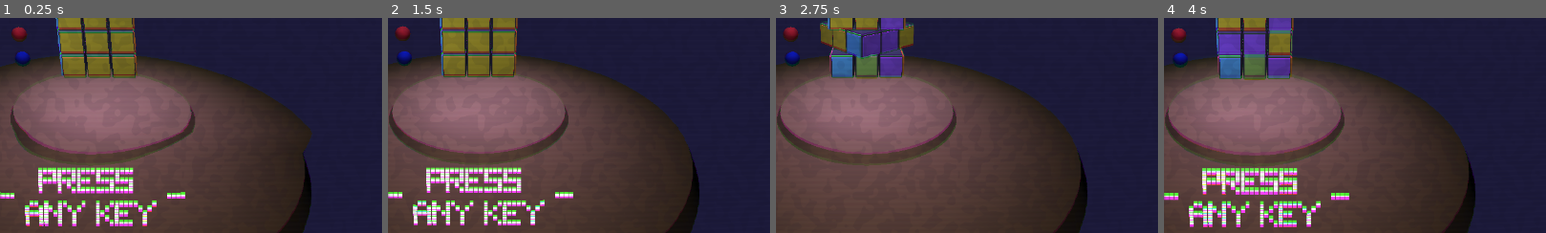
Above: before the commit, frames 1-4 (left to right).
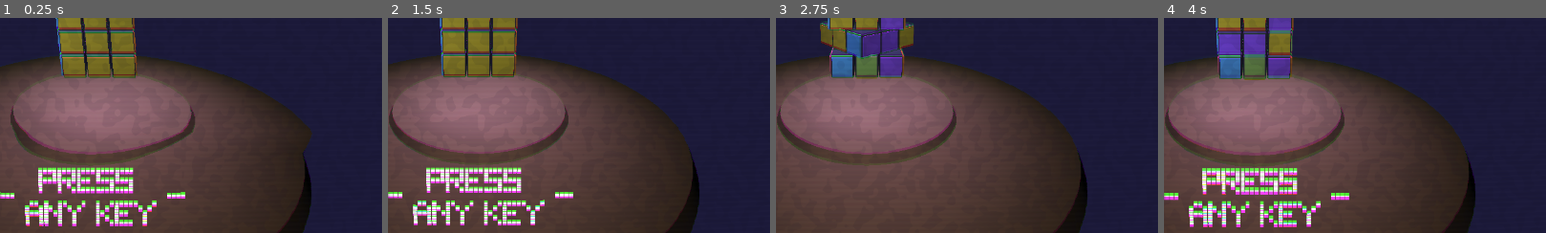
Above: after the commit, the same moments.

Repository: bitwise-aiden/gwj53
Game: Godot game, scene res://source/game/game.tscn
Two runs of this game, one before a commit and one after it. Both use one fixed random seed, a clock stepped at 60 frames per second and the inputs below.
Inputs:
- Up to frame 1 (0.25 s): no input
- Up to frame 2 (1.5 s): click "ready" at 0.5 s; click "ready" at 1.25 s
- Up to frame 3 (2.75 s): click "restart" at 2 s
- Up to frame 4 (4 s): click "restart" at 2.75 s; click "restart" at 3.5 s
The pictures show only the part of the screen within x 38-88%, y 45-95%; the shares and areas given below are measured in that part.

The runs differ from the first frame. In frame 1, 0.4% of the frame differs, in the area x 3-8%, y 4-23%; in frame 2, 0.4%; in frame 3, 0.4%; in frame 4, 0.4%.

Commit message:
Add timer and ability to remove parts from cube

Diff:
--- a/source/autoloads/event.gd
+++ b/source/autoloads/event.gd
@@ -5,7 +5,10 @@
 
 signal game_ready()
 signal game_start()
+signal game_finished()
 signal game_restart()
+
+signal time_changed(value)
 
 signal cube_exploded()
 signal cube_scrambled()
--- a/source/game/cube/part.gd
+++ b/source/game/cube/part.gd
@@ -17,3 +17,34 @@
 		face_direction += face.translation
 
 	face_direction.normalized()
+
+
+# Public methods
+
+func to_rigid_body() -> RigidBody:
+	var rigid_body: RigidBody = RigidBody.new()
+	rigid_body.mass = 10.0
+	rigid_body.weight *= 5.0
+
+	get_tree().current_scene.add_child(rigid_body)
+	rigid_body.global_transform = global_transform
+	rigid_body.look_at($"%cube".translation, Vector3.UP)
+
+	var part_collider: CollisionShape = get_child(1)
+	var collider_rotation = part_collider.global_rotation
+
+	var part_mesh: MeshInstance = get_child(2)
+	var mesh_rotation = part_mesh.global_rotation
+
+	remove_child(part_collider)
+	rigid_body.add_child(part_collider)
+	part_collider.global_rotation = collider_rotation
+
+	remove_child(part_mesh)
+	rigid_body.add_child(part_mesh)
+	part_mesh.global_rotation = mesh_rotation
+
+	rigid_body.collision_mask |= 1 << 2
+	rigid_body.collision_layer |= 1 << 2
+
+	return rigid_body
--- a/source/game/game.tscn
+++ b/source/game/game.tscn
@@ -132,22 +132,6 @@
 [sub_resource type="BoxShape" id=4]
 extents = Vector3( 2, 2, 0.1 )
 
-[sub_resource type="SpatialMaterial" id=48]
-albedo_color = Color( 0.831373, 0.172549, 0.172549, 1 )
-
-[sub_resource type="SphereMesh" id=47]
-material = SubResource( 48 )
-radius = 0.5
-height = 1.0
-
-[sub_resource type="SpatialMaterial" id=49]
-albedo_color = Color( 0.0588235, 0.137255, 0.627451, 1 )
-
-[sub_resource type="SphereMesh" id=50]
-material = SubResource( 49 )
-radius = 0.5
-height = 1.0
-
 [sub_resource type="PhysicsMaterial" id=29]
 bounce = 0.5
 
@@ -264,7 +248,7 @@
 
 [node name="part_0" type="KinematicBody" parent="_/_/cube/parts_container"]
 transform = Transform( 1, 0, 0, 0, 1, 0, 0, 0, 1, -1.5, -1.5, -1.5 )
-collision_layer = 2
+collision_layer = 6
 collision_mask = 0
 script = ExtResource( 3 )
 
@@ -300,7 +284,7 @@
 
 [node name="part_1" type="KinematicBody" parent="_/_/cube/parts_container"]
 transform = Transform( 1, 0, 0, 0, 1, 0, 0, 0, 1, -1.5, -1.5, 0 )
-collision_layer = 2
+collision_layer = 6
 collision_mask = 0
 script = ExtResource( 3 )
 
@@ -331,7 +315,7 @@
 
 [node name="part_2" type="KinematicBody" parent="_/_/cube/parts_container"]
 transform = Transform( 1, 0, 0, 0, 1, 0, 0, 0, 1, -1.5, -1.5, 1.5 )
-collision_layer = 2
+collision_layer = 6
 collision_mask = 0
 script = ExtResource( 3 )
 
@@ -367,7 +351,7 @@
 
 [node name="part_3" type="KinematicBody" parent="_/_/cube/parts_container"]
 transform = Transform( 1, 0, 0, 0, 1, 0, 0, 0, 1, -1.5, 0, -1.5 )
-collision_layer = 2
+collision_layer = 6
 collision_mask = 0
 script = ExtResource( 3 )
 
@@ -398,7 +382,7 @@
 
 [node name="part_4" type="KinematicBody" parent="_/_/cube/parts_container"]
 transform = Transform( 1, 0, 0, 0, 1, 0, 0, 0, 1, -1.5, 0, 0 )
-collision_layer = 2
+collision_layer = 6
 collision_mask = 0
 script = ExtResource( 3 )
 
@@ -424,7 +408,7 @@
 
 [node name="part_5" type="KinematicBody" parent="_/_/cube/parts_container"]
 transform = Transform( 1, 0, 0, 0, 1, 0, 0, 0, 1, -1.5, 0, 1.5 )
-collision_layer = 2
+collision_layer = 6
 collision_mask = 0
 script = ExtResource( 3 )
 
@@ -455,7 +439,7 @@
 
 [node name="part_6" type="KinematicBody" parent="_/_/cube/parts_container"]
 transform = Transform( 1, 0, 0, 0, 1, 0, 0, 0, 1, -1.5, 1.5, -1.5 )
-collision_layer = 2
+collision_layer = 6
 collision_mask = 0
 script = ExtResource( 3 )
 
@@ -491,7 +475,7 @@
 
 [node name="part_7" type="KinematicBody" parent="_/_/cube/parts_container"]
 transform = Transform( 1, 0, 0, 0, 1, 0, 0, 0, 1, -1.5, 1.5, 0 )
-collision_layer = 2
+collision_layer = 6
 collision_mask = 0
 script = ExtResource( 3 )
 
@@ -522,7 +506,7 @@
 
 [node name="part_8" type="KinematicBody" parent="_/_/cube/parts_container"]
 transform = Transform( 1, 0, 0, 0, 1, 0, 0, 0, 1, -1.5, 1.5, 1.5 )
-collision_layer = 2
+collision_layer = 6
 collision_mask = 0
 script = ExtResource( 3 )
 
@@ -558,7 +542,7 @@
 
 [node name="part_9" type="KinematicBody" parent="_/_/cube/parts_container"]
 transform = Transform( 1, 0, 0, 0, 1, 0, 0, 0, 1, 0, -1.5, -1.5 )
-collision_layer = 2
+collision_layer = 6
 collision_mask = 0
 script = ExtResource( 3 )
 
@@ -589,7 +573,7 @@
 
 [node name="part_10" type="KinematicBody" parent="_/_/cube/parts_container"]
 transform = Transform( 1, 0, 0, 0, 1, 0, 0, 0, 1, 0, -1.5, 0 )
-collision_layer = 2
+collision_layer = 6
 collision_mask = 0
 script = ExtResource( 3 )
 
@@ -615,7 +599,7 @@
 
 [node name="part_11" type="KinematicBody" parent="_/_/cube/parts_container"]
 transform = Transform( 1, 0, 0, 0, 1, 0, 0, 0, 1, 0, -1.5, 1.5 )
-collision_layer = 2
+collision_layer = 6
 collision_mask = 0
 script = ExtResource( 3 )
 
@@ -646,7 +630,7 @@
 
 [node name="part_12" type="KinematicBody" parent="_/_/cube/parts_container"]
 transform = Transform( 1, 0, 0, 0, 1, 0, 0, 0, 1, 0, 0, -1.5 )
-collision_layer = 2
+collision_layer = 6
 collision_mask = 0
 script = ExtResource( 3 )
 
@@ -672,7 +656,7 @@
 
 [node name="part_13" type="KinematicBody" parent="_/_/cube/parts_container"]
 transform = Transform( 1, 0, 0, 0, 1, 0, 0, 0, 1, 0, 0, 1.5 )
-collision_layer = 2
+collision_layer = 6
 collision_mask = 0
 script = ExtResource( 3 )
 
@@ -698,7 +682,7 @@
 
 [node name="part_14" type="KinematicBody" parent="_/_/cube/parts_container"]
 transform = Transform( 1, 0, 0, 0, 1, 0, 0, 0, 1, 0, 1.5, -1.5 )
-collision_layer = 2
+collision_layer = 6
 collision_mask = 0
 script = ExtResource( 3 )
 
@@ -729,7 +713,7 @@
 
 [node name="part_15" type="KinematicBody" parent="_/_/cube/parts_container"]
 transform = Transform( 1, 0, 0, 0, 1, 0, 0, 0, 1, 0, 1.5, 0 )
-collision_layer = 2
+collision_layer = 6
 collision_mask = 0
 script = ExtResource( 3 )
 
@@ -755,7 +739,7 @@
 
 [node name="part_16" type="KinematicBody" parent="_/_/cube/parts_container"]
 transform = Transform( 1, 0, 0, 0, 1, 0, 0, 0, 1, 0, 1.5, 1.5 )
-collision_layer = 2
+collision_layer = 6
 collision_mask = 0
 script = ExtResource( 3 )
 
@@ -786,7 +770,7 @@
 
 [node name="part_17" type="KinematicBody" parent="_/_/cube/parts_container"]
 transform = Transform( 1, 0, 0, 0, 1, 0, 0, 0, 1, 1.5, -1.5, -1.5 )
-collision_layer = 2
+collision_layer = 6
 collision_mask = 0
 script = ExtResource( 3 )
 
@@ -822,7 +806,7 @@
 
 [node name="part_18" type="KinematicBody" parent="_/_/cube/parts_container"]
 transform = Transform( 1, 0, 0, 0, 1, 0, 0, 0, 1, 1.5, -1.5, 0 )
-collision_layer = 2
+collision_layer = 6
 collision_mask = 0
 script = ExtResource( 3 )
 
@@ -853,7 +837,7 @@
 
 [node name="part_19" type="KinematicBody" parent="_/_/cube/parts_container"]
 transform = Transform( 1, 0, 0, 0, 1, 0, 0, 0, 1, 1.5, -1.5, 1.5 )
-collision_layer = 2
+collision_layer = 6
 collision_mask = 0
 script = ExtResource( 3 )
 
@@ -890,7 +874,7 @@
 
 [node name="part_20" type="KinematicBody" parent="_/_/cube/parts_container"]
 transform = Transform( 1, 0, 0, 0, 1, 0, 0, 0, 1, 1.5, 0, -1.5 )
-collision_layer = 2
+collision_layer = 6
 collision_mask = 0
 script = ExtResource( 3 )
 
@@ -921,7 +905,7 @@
 
 [node name="part_21" type="KinematicBody" parent="_/_/cube/parts_container"]
 transform = Transform( 1, 0, 0, 0, 1, 0, 0, 0, 1, 1.5, 0, 0 )
-collision_layer = 2
+collision_layer = 6
 collision_mask = 0
 script = ExtResource( 3 )
 
@@ -947,7 +931,7 @@
 
 [node name="part_22" type="KinematicBody" parent="_/_/cube/parts_container"]
 transform = Transform( 1, 0, 0, 0, 1, 0, 0, 0, 1, 1.5, 0, 1.5 )
-collision_layer = 2
+collision_layer = 6
 collision_mask = 0
 script = ExtResource( 3 )
 
@@ -978,7 +962,7 @@
 
 [node name="part_23" type="KinematicBody" parent="_/_/cube/parts_container"]
 transform = Transform( 1, 0, 0, 0, 1, 0, 0, 0, 1, 1.5, 1.5, -1.5 )
-collision_layer = 2
+collision_layer = 6
 collision_mask = 0
 script = ExtResource( 3 )
 
@@ -1014,7 +998,7 @@
 
 [node name="part_24" type="KinematicBody" parent="_/_/cube/parts_container"]
 transform = Transform( 1, 0, 0, 0, 1, 0, 0, 0, 1, 1.5, 1.5, 0 )
-collision_layer = 2
+collision_layer = 6
 collision_mask = 0
 script = ExtResource( 3 )
 
@@ -1045,7 +1029,7 @@
 
 [node name="part_25" type="KinematicBody" parent="_/_/cube/parts_container"]
 transform = Transform( 1, 0, 0, 0, 1, 0, 0, 0, 1, 1.5, 1.5, 1.5 )
-collision_layer = 2
+collision_layer = 6
 collision_mask = 0
 script = ExtResource( 3 )
 
@@ -1166,14 +1150,6 @@
 unit_db = 15.0
 max_db = 6.0
 bus = "Effects"
-
-[node name="to" type="MeshInstance" parent="_/_/cube"]
-transform = Transform( 1, 0, 0, 0, 1, 0, 0, 0, 1, -5.09829, 0, 0 )
-mesh = SubResource( 47 )
-
-[node name="from" type="MeshInstance" parent="_/_/cube"]
-transform = Transform( 1, 0, 0, 0, 1, 0, 0, 0, 1, -5.09829, -1.74794, 0 )
-mesh = SubResource( 50 )
 
 [node name="world" type="Spatial" parent="_/_"]
 
--- a/source/game/state/state_assemble.gd
+++ b/source/game/state/state_assemble.gd
@@ -10,11 +10,12 @@
 var __camera_origin: Vector3
 var __camera_zoom: Vector3
 var __closest: Part
-var __over: RigidBody
+var __over: Spatial
 var __over_offset: Vector3
 var __over_rotation: float
 var __rotating_part: bool
 var __part_origins: Dictionary = {}
+var __timer: float = 0.0
 
 
 # Lifecycle methods
@@ -26,6 +27,8 @@
 
 	for part in _cube.parts:
 		__part_origins[part.name] = part.translation
+
+	Event.emit_signal("time_changed", __timer)
 
 
 func process(delta: float) -> void:
@@ -42,6 +45,16 @@
 	for part in _cube.parts:
 		_completed = _completed && part.get_child_count() > 1
 
+	if __over is RigidBody:
+		__over.get_child(1).show_hover(false)
+	elif __over is KinematicBody:
+		__over.get_child(2).show_hover(false)
+
+	Event.emit_signal("game_finished")
+
+	__timer += delta
+	Event.emit_signal("time_changed", __timer)
+
 
 # Protected methods
 
@@ -52,25 +65,34 @@
 		if __action == Action.Select && __over:
 			__action = Action.Place
 			__pan(__camera_zoom)
+
+			if __over is KinematicBody:
+				__over = __over.to_rigid_body()
+
 			_cube.show_partial_guide(__over.get_child(1).get_child_count())
+
 	elif __action == Action.Place && !__rotating_part:
-		__over.get_child(1).show_hover(false)
-
-		if __closest:
-			__attach()
-
-			__closest.get_child(0).translation = Vector3.ZERO
-			__closest = null
-
-			__over.queue_free()
-			__over = null
+		if __over is RigidBody:
+			__over.get_child(1).show_hover(false)
+
+			if __closest:
+				__attach()
+
+				__closest.get_child(0).translation = Vector3.ZERO
+				__closest = null
+
+				__over.queue_free()
+				__over = null
+			else:
+				var direction: Vector3 = (__over.translation - _cube.translation).normalized()
+				__over.linear_velocity = Vector3.ZERO
+				__over.apply_impulse(__over.translation, direction * 1000.0)
+
+				__over_offset = Vector3.ZERO
+				__over_rotation = 0.0
 		else:
-			var direction: Vector3 = (__over.translation - _cube.translation).normalized()
-			__over.linear_velocity = Vector3.ZERO
-			__over.apply_impulse(__over.translation, direction * 1000.0)
-
-			__over_offset = Vector3.ZERO
-			__over_rotation = 0.0
+			__over.get_child(2).show_hover(false)
+
 
 		_cube.show_guide(true)
 		__action = Action.Select
@@ -86,6 +108,7 @@
 # Private methods
 
 func __attach() -> void:
+	# Can only attach as a Rigid Body, no need to check for __over type
 	var part_collider: CollisionShape = __over.get_child(0)
 	var part_mesh: MeshInstance = __over.get_child(1)
 
@@ -97,22 +120,6 @@
 
 	part_collider.transform = Transform.IDENTITY
 	part_mesh.transform = Transform.IDENTITY
-
-
-	var to: Vector3 = __closest.face_direction.normalized()
-	var from: Vector3 = Vector3.ZERO
-
-	for face in part_mesh.get_children():
-		from += face.translation
-		print(from)
-
-	from = from.normalized()
-	print(from)
-
-	_cube.get_child(3).global_translation = __closest.global_translation + to * 2.0
-	_cube.get_child(4).global_translation = __closest.global_translation + from * 2.0
-
-	part_mesh.rotation += to - from
 
 
 func __intersect(collision_mask: int) -> Dictionary:
@@ -137,6 +144,7 @@
 
 
 func __place() -> void:
+	# Can only place as Rigid Body, no need to check for __over type
 	var result: Dictionary = __intersect(1 << 3)
 
 	if result.empty():
@@ -251,9 +259,15 @@
 func __select() -> void:
 	var result: Dictionary = __intersect(1 << 2)
 	if __over:
-		__over.get_child(1).show_hover(false)
+		if __over is RigidBody:
+			__over.get_child(1).show_hover(false)
+		else:
+			__over.get_child(2).show_hover(false)
 
 	__over = result.get("collider", null)
 
 	if __over:
-		__over.get_child(1).show_hover(true)
+		if __over is RigidBody:
+			__over.get_child(1).show_hover(true)
+		else:
+			__over.get_child(2).show_hover(true)
--- a/source/game/state/state_explode.gd
+++ b/source/game/state/state_explode.gd
@@ -24,30 +24,7 @@
 	var origin: Vector3 = _cube.global_translation
 
 	for part in _cube.parts:
-		var rigid_body: RigidBody = RigidBody.new()
-		rigid_body.global_transform = part.global_transform
-		rigid_body.mass = 10.0
-		rigid_body.weight *= 5.0
-
-		_tree.current_scene.add_child(rigid_body)
-		rigid_body.global_transform = part.global_transform
-		rigid_body.look_at(_cube.translation, Vector3.UP)
-
-		var part_collider: CollisionShape = part.get_child(1)
-		var collider_rotation = part_collider.global_rotation
-		var part_mesh: MeshInstance = part.get_child(2)
-		var mesh_rotation = part_mesh.global_rotation
-
-		part.remove_child(part_collider)
-		rigid_body.add_child(part_collider)
-		part_collider.global_rotation = collider_rotation
-
-		part.remove_child(part_mesh)
-		rigid_body.add_child(part_mesh)
-		part_mesh.global_rotation = mesh_rotation
-
-		rigid_body.collision_mask |= 1 << 2
-		rigid_body.collision_layer |= 1 << 2
+		var rigid_body: RigidBody = part.to_rigid_body()
 
 		var direction: Vector3 = rigid_body.global_translation - origin
 		rigid_body.apply_impulse(rigid_body.global_translation, direction * (randf() * 200.0 + 800.0))
Not shown: 1 places in source/game/game.tscn that only renumber resources
Not shown, changed: todo.md
